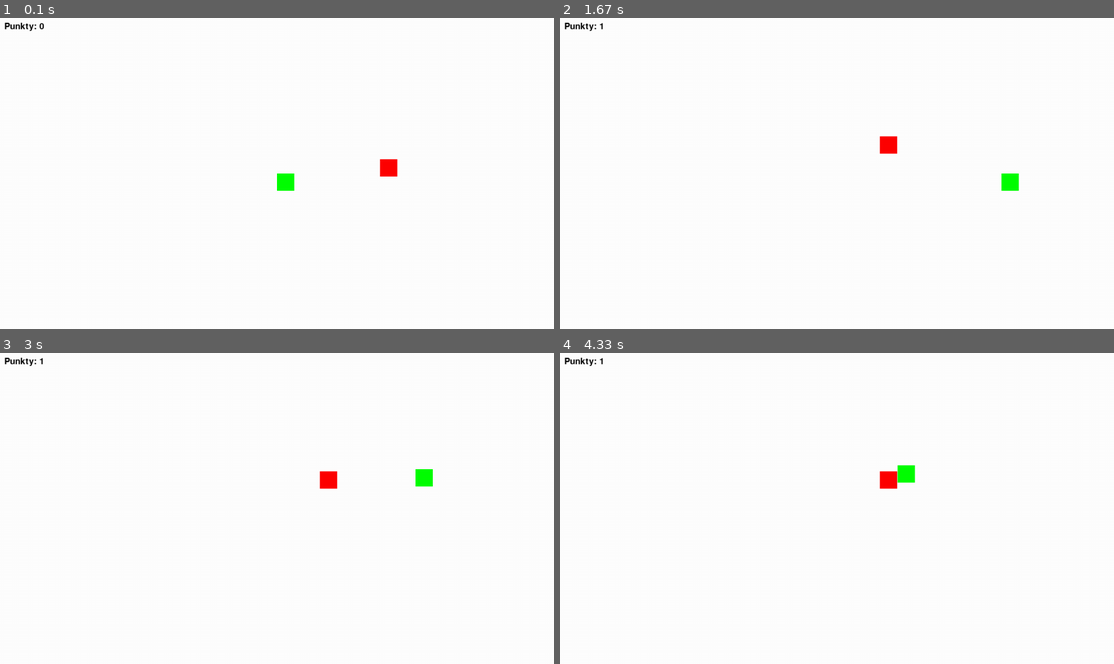
Above: before the commit, frames 1-4 (two rows, left to right).
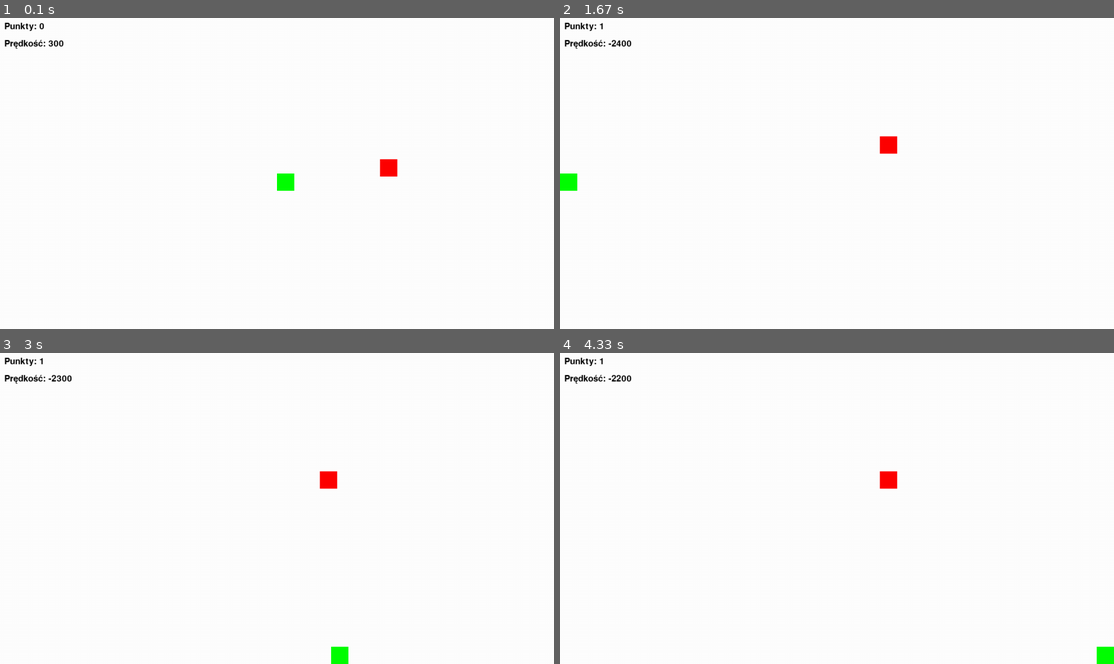
Above: after the commit, the same moments.

Repository: barteksmolkowski/pygame
Game: pygame game, started from pygame_funkcje.py
The game is run twice, just before and just after one commit, with the same random seed, the same clock (stepped at 60 frames per second) and the same inputs.
Inputs:
- Up to frame 1 (0.1 s): no input
- Up to frame 2 (1.67 s): hold K 0.33-0.8 s; hold Right 0.33-0.8 s; hold M 0.83-1.3 s; hold Right 0.83-1.3 s; hold Right from 1.33 s (still down)
- Up to frame 3 (3 s): release Right at 1.8 s; hold Up 1.83-2.13 s; tap K at 1.98 s; hold Left from 2.67 s (still down)
- Up to frame 4 (4.33 s): release Left at 3.2 s; hold Down 3.23-3.53 s; tap K at 3.38 s; hold Left 3.57-3.97 s; hold Up from 4 s (still down)

The runs differ from the first frame. In frame 1, 0.2% of the frame differs, in the area x 0-12%, y 6-10%; in frame 2, 0.5%, in the area x 0-83%, y 6-56%; in frame 3, 0.5%; in frame 4, 0.5%.

Commit message:
poprawa kodu

Diff:
--- a/pygame_funkcje.py
+++ b/pygame_funkcje.py
@@ -20,7 +20,7 @@
 # Licznik punktów
 punkty = 0
 win_punkty = 10
-
+dodawanie = False
 # Funkcja kolizji
 def czujnik(gracz, kwadrat):
     return (gracz[0] < kwadrat[0] + kwadrat[2] and
@@ -45,6 +45,9 @@
         if event.type == pygame.KEYDOWN:
             if event.key == pygame.K_ESCAPE:  # Wyjście z gry
                 running = False
+        if dodawanie == True:
+            if event.key != pygame.K_k:
+                dodawanie = False
 
     # Ruch gracza i logika gry tylko w trybie "game"
     if system == "game":
@@ -58,6 +61,12 @@
             gracz_x -= predkosc * clock.get_time() / 1000
         if keys[pygame.K_d] or keys[pygame.K_RIGHT]:  # Prawo
             gracz_x += predkosc * clock.get_time() / 1000
+        if keys[pygame.K_k]:
+            if dodawanie != True:
+                predkosc += 100
+                dodawanie = True
+        if keys[pygame.K_m]:
+            predkosc -= 100
 
         # Ograniczenie ruchu gracza do granic mapy
         gracz_x = max(0, min(gracz_x, screen.get_width() - rozmiar_gracza))
@@ -85,6 +94,7 @@
         pygame.draw.rect(screen, "red", (kwadrat_x, kwadrat_y, rozmiar_kwadratu, rozmiar_kwadratu))
         # Wyświetlanie punktów
         rysuj_tekst(screen, f"Punkty: {punkty}", 30, (0, 0, 0), (10, 10))
+        rysuj_tekst(screen,f"Prędkość: {predkosc}", 30, (0, 0, 0), (10, 50))
 
     if system == "end":
         # Niebieskie okno wygranej
